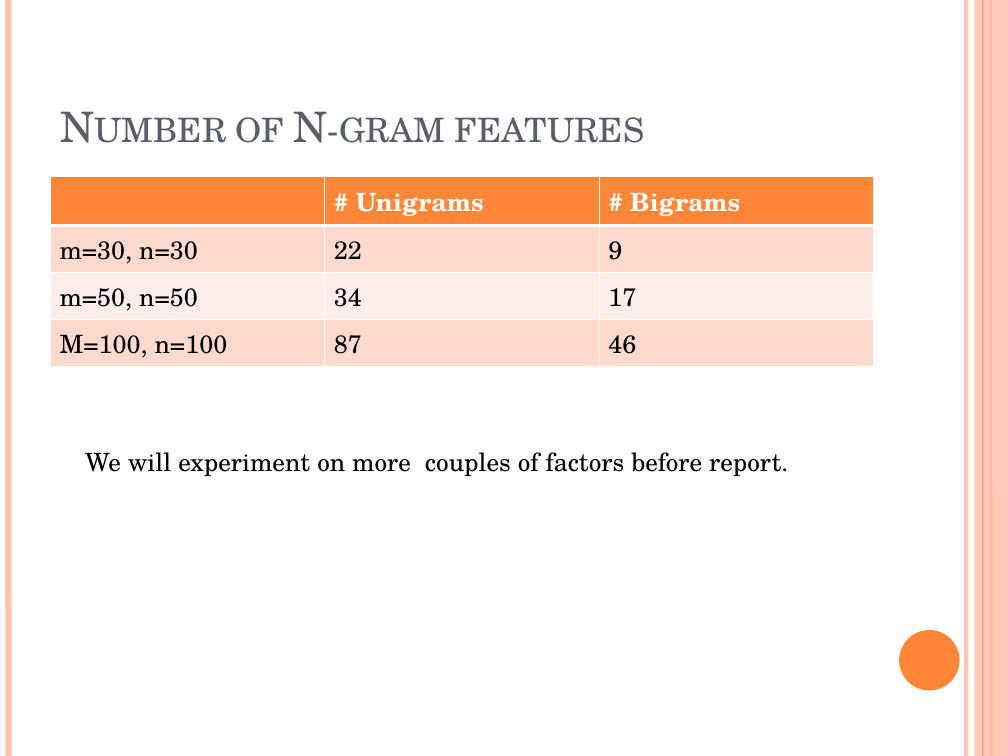
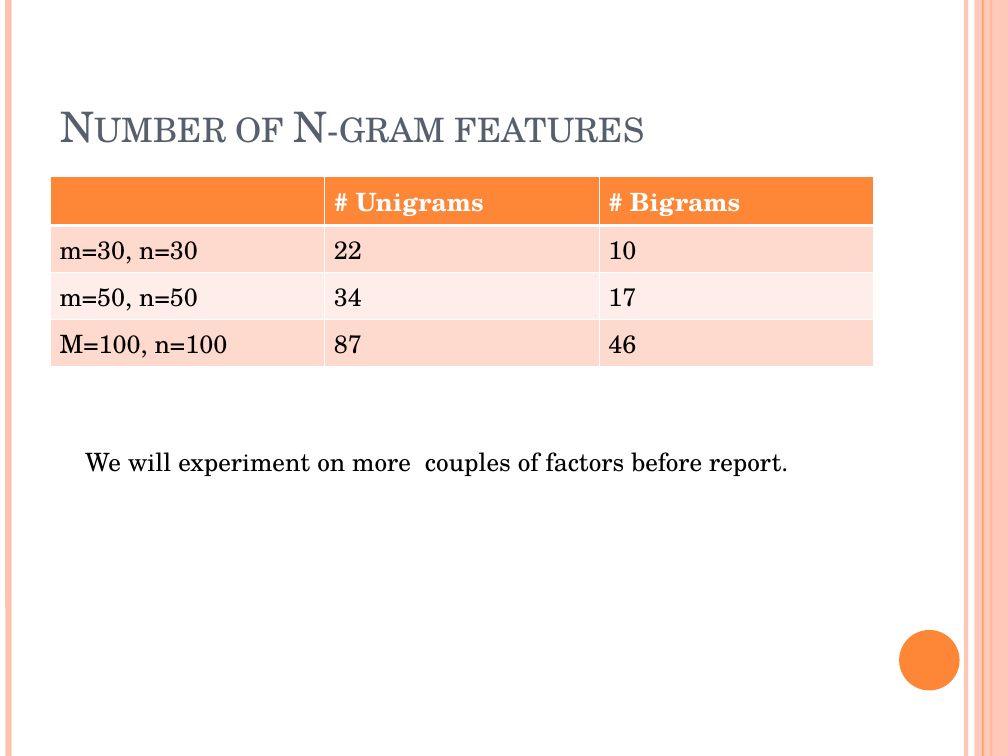
Before and after one commit to ttang10/Organization_Detection_ML, a slide deck: slide 18 of Organization Detection.pptx. Drawn at 1008x756 pixels with LibreOffice and Linux fonts; fonts in the diff are those of the drawing. Boxes give left, top, right and bottom in pixels: in the first picture for what was removed or moved away, otherwise in the second. Text is boxed around its words. In the diff, an @@ line names an element or a change of style, - is before the commit and + after.

```diff
--- a/Organization Detection.pptx
+++ b/Organization Detection.pptx
@@ table at (50, 176, 873, 362) @@
-row 2, column 3: 9
+row 2, column 3: 10
```
Also in this commit, not shown: 4 other slides changed, 34 other files.
